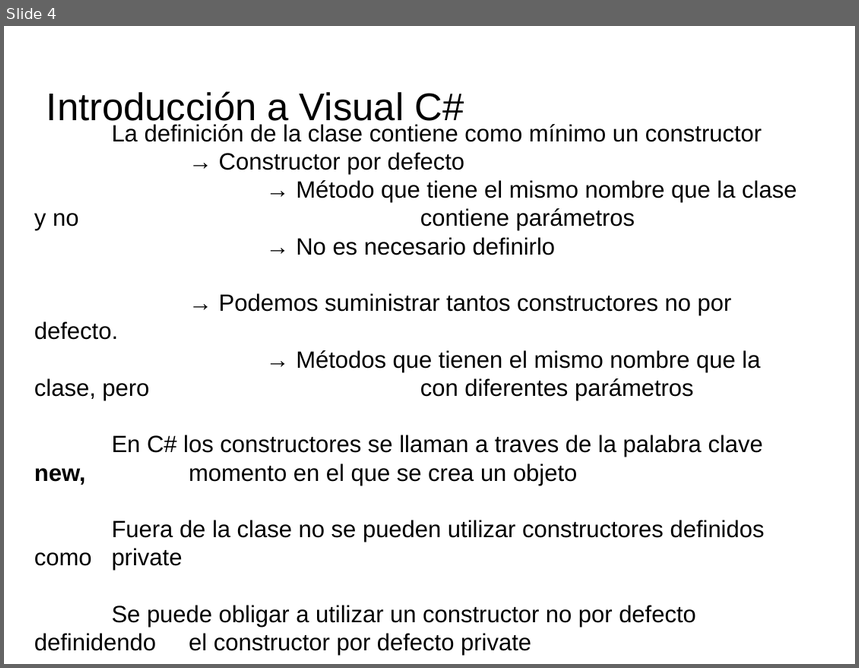
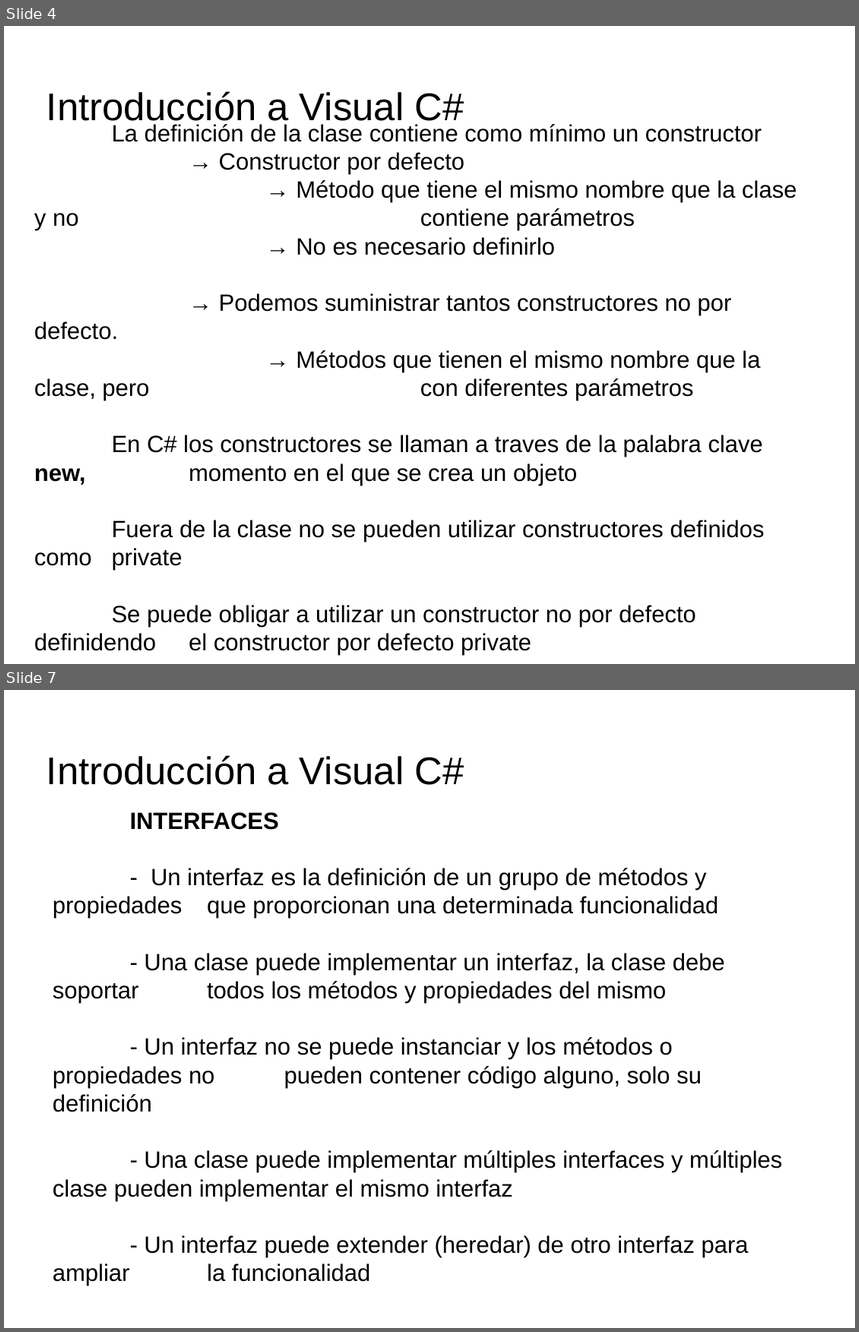
Before and after one commit to videojuegos-abastos/PMV, a slide deck: te/Tema4 (Chema)/t4.1.- Conceptos de POO.odp. Shown one above the other, each under a label of ours: slide 4 before the commit, slides 4 and 7 after it; the slides between them are not shown. The pictures are 859x668 and 859x1332 pixels, drawn with LibreOffice and Linux fonts; fonts in the diff are those of the drawing; background and template pictures are left out. Boxes give left, top, right and bottom in pixels: in the first picture for what was removed or moved away, otherwise in the second. Text is boxed around its words. In the diff, an @@ line names an element or a change of style, - is before the commit and + after.

```diff
--- a/te/Tema4 (Chema)/t4.1.- Conceptos de POO.odp
+++ b/te/Tema4 (Chema)/t4.1.- Conceptos de POO.odp
@@ slide 7 added at bbox=[4, 690, 855, 1328], background picture (left out) @@
@@ title added at bbox=[47, 755, 464, 785], 36 pt, text #000000 @@
+Introducción a Visual C#
@@ text added at bbox=[53, 812, 782, 1287], 22 pt, text #000000 @@
+INTERFACES
+- Un interfaz es la definición de un grupo de métodos y propiedades que proporcionan una determinada funcionalidad
+- Una clase puede implementar un interfaz, la clase debe soportar todos los métodos y propiedades del mismo
+- Un interfaz no se puede instanciar y los métodos o propiedades no pueden contener código alguno, solo su definición
+- Una clase puede implementar múltiples interfaces y múltiples clase pueden implementar el mismo interfaz
+- Un interfaz puede extender (heredar) de otro interfaz para ampliar la funcionalidad
```
Also in this commit, not shown: 6 slides changed, 4 other slides added, 1 other file.
